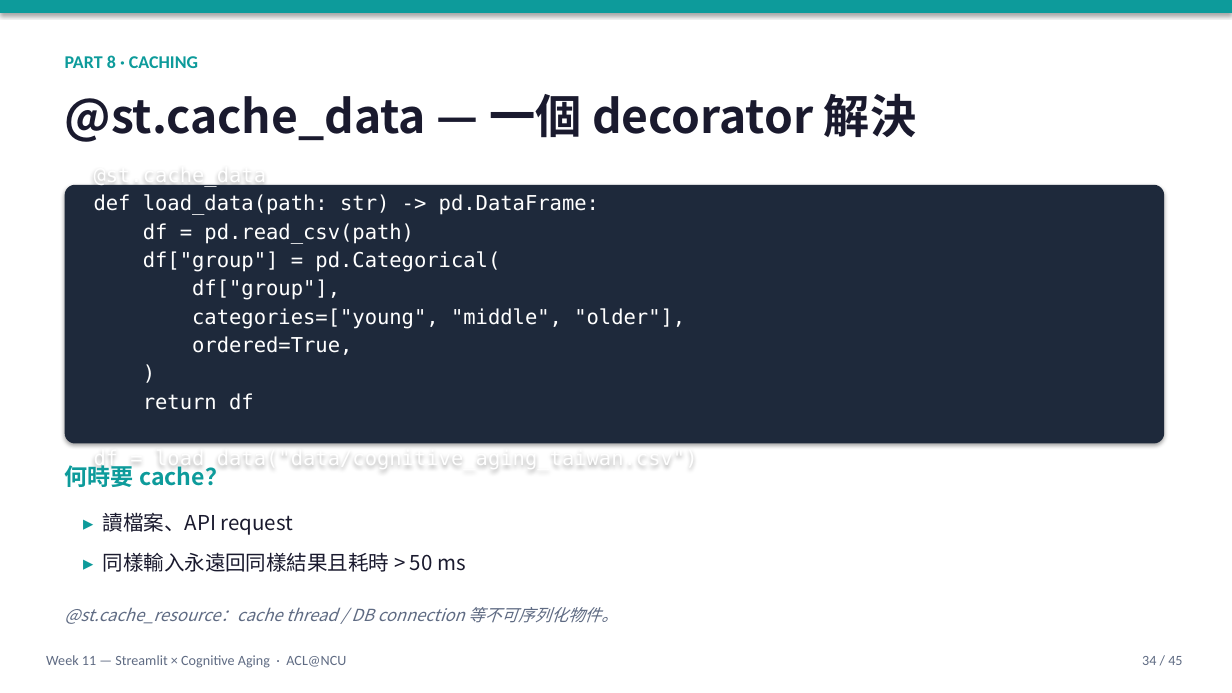
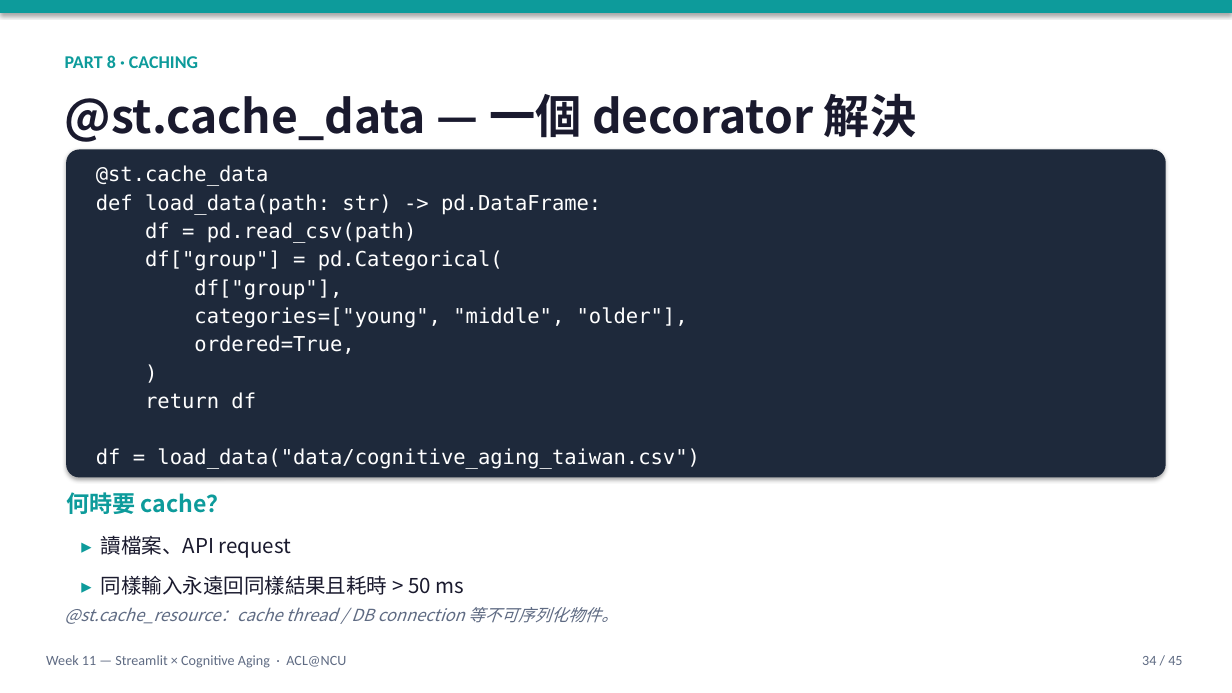
Before and after one commit to audachang/ncu-compneuro-2026-spring, a slide deck: slide 32 of week-11-web_app_development_with_streamlit/week-11-slides_v2.pptx. Drawn at 1232x693 pixels with LibreOffice and Linux fonts; fonts in the diff are those of the drawing. Boxes give left, top, right and bottom in pixels: in the first picture for what was removed or moved away, otherwise in the second. Text is boxed around its words. In the diff, an @@ line names an element or a change of style, - is before the commit and + after.

```diff
--- a/week-11-web_app_development_with_streamlit/week-11-slides_v2.pptx
+++ b/week-11-web_app_development_with_streamlit/week-11-slides_v2.pptx
@@ rounded rectangle "@st.cache_data": place and size @@
-rounded rectangle "@st.cache_data" at bbox=[65, 185, 1165, 444]
+rounded rectangle "@st.cache_data" at bbox=[67, 150, 1166, 478]
@@ text "何時要 cache？": place and size @@
-text "何時要 cache？" at bbox=[65, 465, 228, 487]
+text "何時要 cache？" at bbox=[66, 492, 230, 514]
@@ text "▸ 讀檔案、API request": place and size @@
-text "▸ 讀檔案、API request" at bbox=[103, 512, 466, 572]
+text "▸ 讀檔案、API request" at bbox=[101, 535, 464, 595]
```
Also in this commit, not shown: 2 other files.
